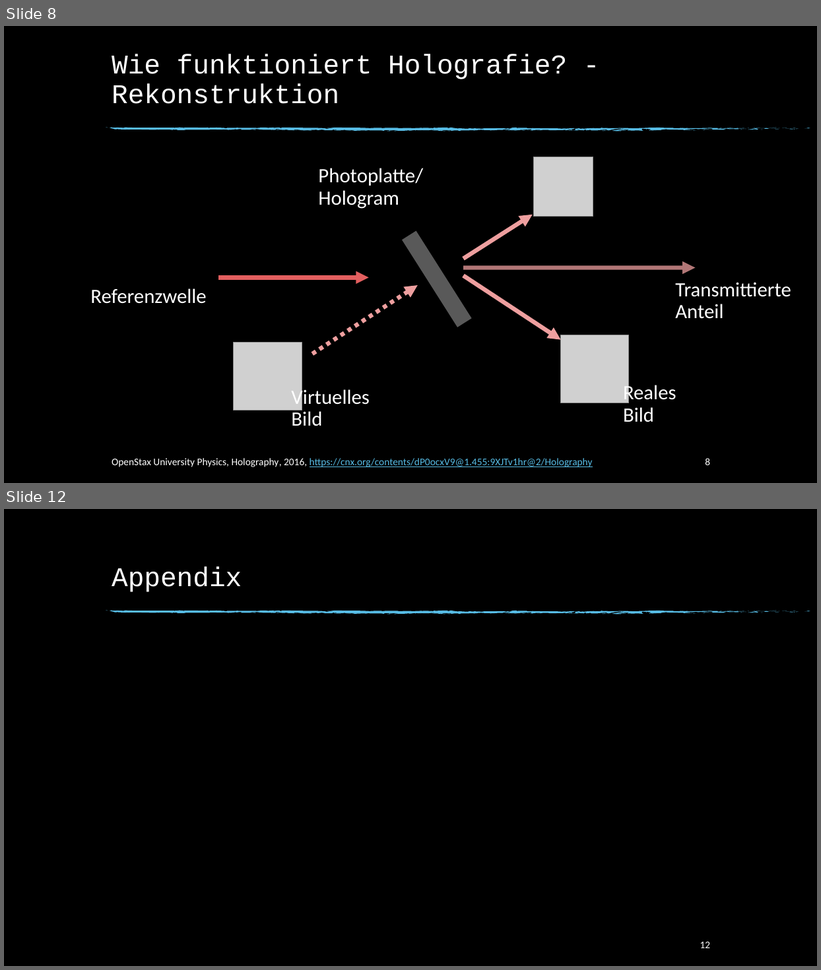
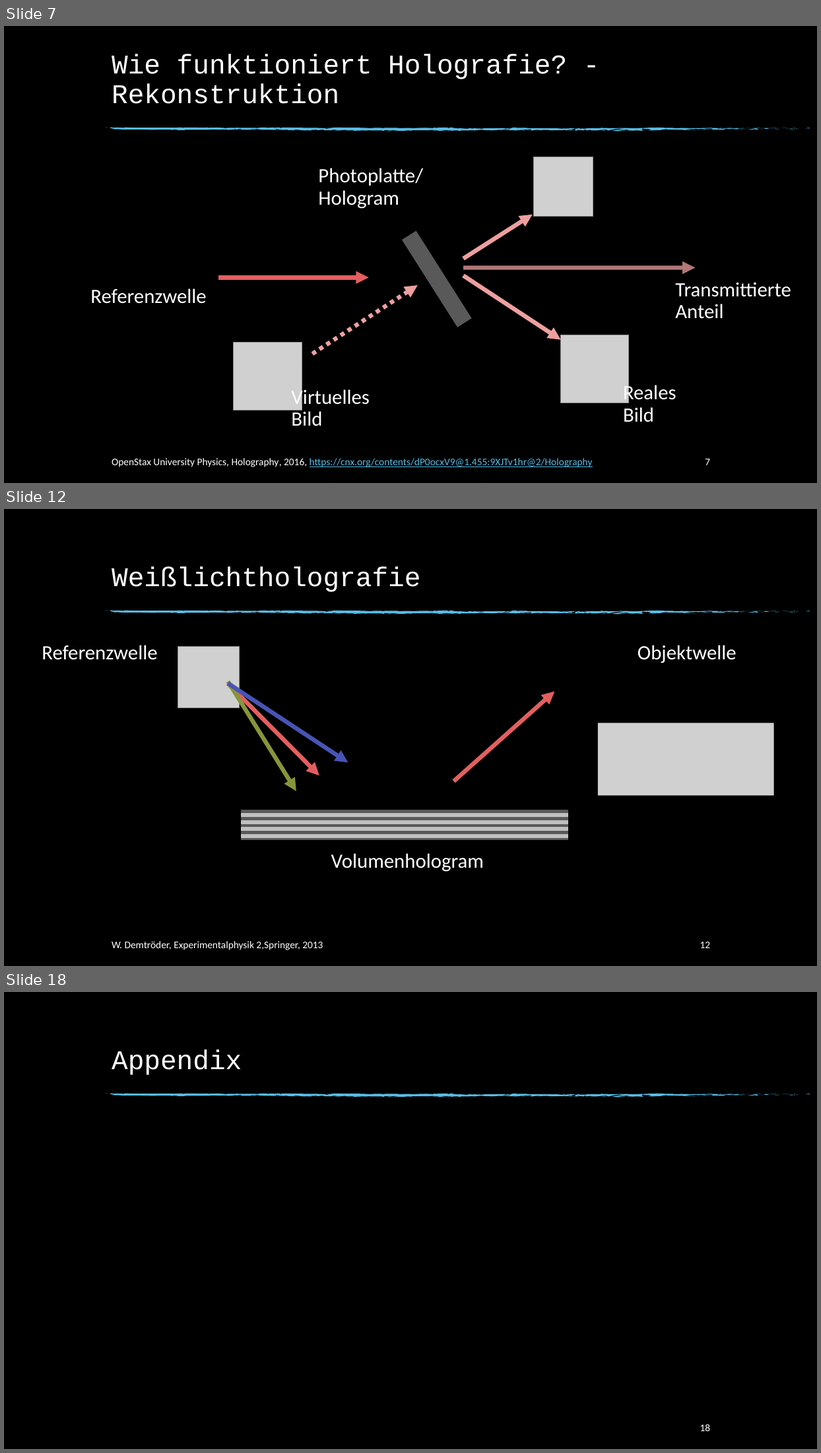
Before and after one commit to beckstev/presentations, a slide deck: holography/holography_presentation.pptx. Shown one above the other, each under a label of ours: slides 8 and 12 before the commit, slides 7, 12 and 18 after it; the slides between them are not shown. The pictures are 821x970 and 821x1453 pixels, drawn with LibreOffice and Linux fonts; fonts in the diff are those of the drawing; grey boxes stand for pictures; background and template pictures are left out. Boxes give left, top, right and bottom in pixels: in the first picture for what was removed or moved away, otherwise in the second. Text is boxed around its words. In the diff, an @@ line names an element or a change of style, - is before the commit and + after.

```diff
--- a/holography/holography_presentation.pptx
+++ b/holography/holography_presentation.pptx
@@ slide 12 added at box(4, 509, 817, 966), background picture (left out); not listed: 74 template elements that a slide beside it also shows @@
@@ title added at box(112, 566, 420, 592), 32 pt, text #FFFFFF @@
+Weißlichtholografie
@@ text added at box(42, 645, 157, 660), 24 pt, text #FFFFFF @@
+Referenzwelle
@@ picture added at box(178, 647, 239, 708) @@
@@ text added at box(638, 645, 737, 663), 24 pt, text #FFFFFF @@
+Objektwelle
@@ arrow added from (228, 684) to (319, 776), #E35F5F 5 pt @@
@@ arrow added from (228, 682) to (296, 791), #87953A 5 pt @@
@@ arrow added from (228, 683) to (348, 762), #4754B5 5 pt @@
@@ arrow added from (453, 782) to (555, 691), #E35F5F 5 pt @@
@@ picture added at box(598, 723, 774, 795) @@
@@ group added at box(242, 810, 568, 839): 5 rectangles @@
@@ text added at box(331, 854, 484, 872), 24 pt, text #FFFFFF @@
+Volumenhologram
@@ text added at box(112, 941, 323, 951), 12 pt, text #FFFFFF @@
+W. Demtröder, Experimentalphysik 2,Springer, 2013
@@ page number added at box(700, 942, 711, 949), 12 pt, text #FFFFFF @@
+12
@@ what was slide 8 is now slide 7 @@
@@ page number at box(705, 459, 710, 466): text changed @@
-8
+7
@@ what was slide 12 is now slide 18 @@
@@ page number at box(700, 1424, 711, 1432): text changed @@
-12
+18
```
Also in this commit, not shown: 5 slides changed, 6 other slides added, 1 slide removed.
